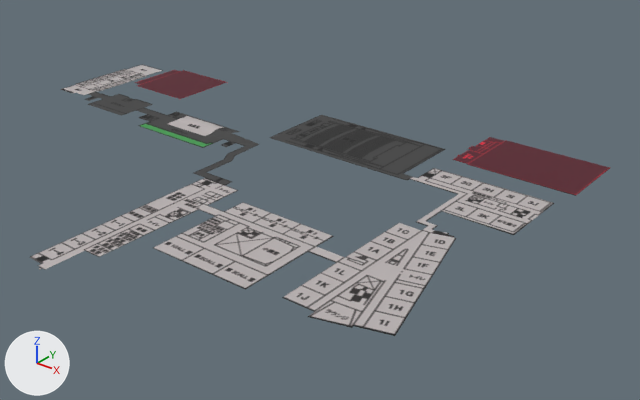
Before and after pictures for a commit that changed the OBJ model proj.ios_mac/Resources/3d/story1.obj.
Camera for both pictures: a 50 mm camera at (1.202, -1.206, 0.714) aimed at (0.195, 0.053, -0.066). Arrows for +X, +Y and +Z are at lower left; the lights stay in place. Where no turn or scale is listed for an object, it has been applied to the vertices.

Objects in the first picture: '平面.001'.
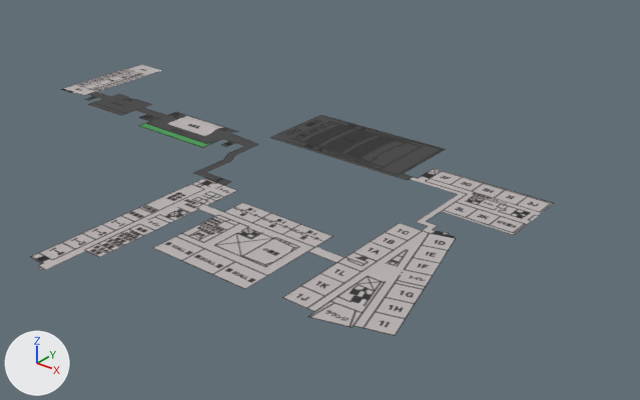
Patch to the scene script:
```diff
--- a/proj.ios_mac/Resources/3d/story1.obj.py
+++ b/proj.ios_mac/Resources/3d/story1.obj.py
@@ me_平面_001 @@
 me_平面_001.from_pydata(...)  # 138 vertices, 132 faces; spans x -0.623..0.641, y -0.53..0.424, z 0.0..0.007
 # used by ob_平面_001; location = (0.0, 0.0, 0.0)
+# me_平面_001 part 1: the loose piece of 20 vertices spanning x 0.367..0.641, y 0.258..0.424, z 0.0 is deleted
+# me_平面_001 part 2: the loose piece of 8 vertices spanning x -0.514..-0.331, y 0.172..0.336, z 0.0 is deleted
 me_平面_001.materials.append(mat_マテリアル)
```

Changed parts and their boxes (x1, y1, x2, y2) in the pictures (640 x 400 px):
'平面.001', reshaped (10% narrower)
    before: (30, 65, 610, 336)
    after: (30, 65, 554, 336)
part 1 of me_平面_001, deleted (brown)
    before: (452, 137, 610, 196)
part 2 of me_平面_001, deleted (brown)
    before: (135, 70, 227, 99)
